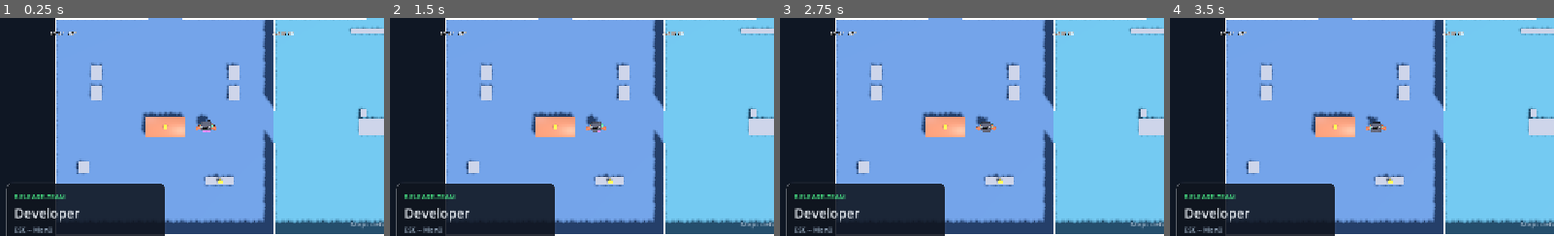
Above: before the commit, frames 1-4 (left to right).
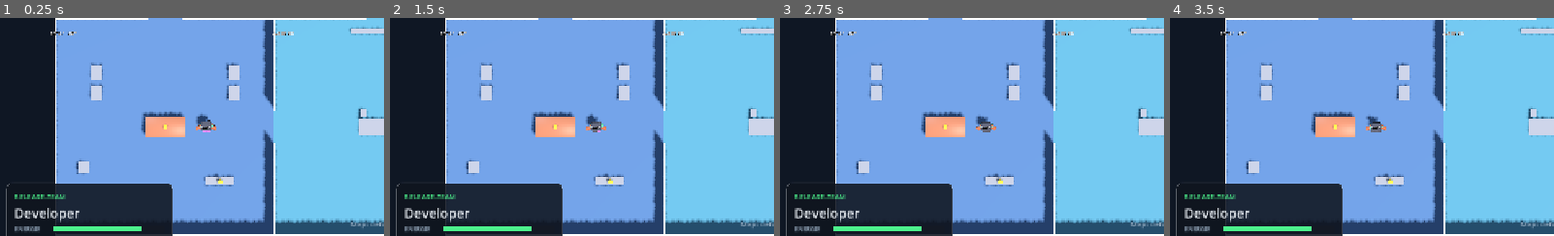
Above: after the commit, the same moments.

Repository: rausch-tech/merge-commit-mayhem
Game: Godot game, scene res://scenes/demo_world.tscn
The game is run twice, just before and just after one commit, with the same random seed, the same clock (stepped at 60 frames per second) and the same inputs. This scene is started directly instead of the project's main scene.
Inputs:
- Up to frame 1 (0.25 s): no input
- Up to frame 2 (1.5 s): tap Enter at 0.5 s; hold D 0.53-1.28 s; hold S from 1.28 s (still down)
- Up to frame 3 (2.75 s): release S at 2.03 s; hold D from 2.03 s (still down)
- Up to frame 4 (3.5 s): release D at 2.78 s; hold W from 2.78 s (still down)
The pictures show only the part of the screen within x 0-50%, y 50-100%; the shares and areas given below are measured in that part.

The runs differ from the first frame. In frame 1, 1.2% of the frame differs, in the area x 3-45%, y 76-100%; in frame 2, 1.2%; in frame 3, 1.2%; in frame 4, 1.2%.

Commit message:
feat(godot-3d): subscribe to private_state, show personal coffee bar in HUD
Server schickt pro Owner private_state{coffeeEnergy, coffeeMax, abilityUsed,
takedownCooldownRemaining} — bisher hat der Godot-Client das ignoriert
(_on_message hatte einen Fallthrough-Branch fuer "private_state, voting_result,
etc."). HUD zeigte stattdessen game_state.coffeeLevel als "COFFEE", was aber
der Team-Mittelwert ist, nicht der persoenliche Wert.

Fix:
- protocol.gd: TYPE_PRIVATE_STATE existierte schon als Konstante, jetzt
  tatsaechlich genutzt.
- world.gd: neuer Field var private_state + _on_message-Branch fuer
  TYPE_PRIVATE_STATE → cached + an HUD weitergereicht. Initial-Push aus
  _ready() falls Demo-Mode oder Reconnect schon was mitgegeben hat.
- hud.gd: neue apply_private_state(state)-Methode, neuer schmaler
  Personal-Energie-Bar im Role-Chip-Panel (links unten, gruener Akzent),
  optisch klar getrennt vom Team-COFFEE-Stat-Pill oben (oranger Akzent).
  ability_used + takedown_cooldown werden absichtlich noch nicht
  visualisiert — Ability-Button-UI kommt in Tier 4.7, Takedown-UI in 4.10.
- demo_world.gd + demo_world_followcam.gd: mock private_state injizieren
  (80% bzw. 65%) damit der Bar im Demo-Mode auch sichtbar ist.

Visual-Verify: render demo_world_followcam.tscn → Bottom-left Role-Panel
zeigt "DEVELOPER · RELEASE-TEAM · ENERGIE [gruener Bar bei ~65%]".
Team-COFFEE im Top-Bar weiterhin bei 90 (orange).

Parse-check: 12/12 GDScripts OK.

Co-Authored-By: Claude Opus 4.7 (1M context) <noreply@anthropic.com>

Diff:
--- a/godot-3d/scripts/demo_world.gd
+++ b/godot-3d/scripts/demo_world.gd
@@ -27,6 +27,14 @@
 		"team": "release_team",
 		"description": "Du bist Developer. Beende Tasks und finde die Chaos-Agenten.",
 	}
+	# Mock private_state — fuer den Demo-Mode ohne Backend, damit der Personal-
+	# Coffee-Bar im HUD bei ~80% statt leer steht. Live-Server pusht das spaeter.
+	var mock_private_state := {
+		"coffeeEnergy": 80.0,
+		"coffeeMax": 100.0,
+		"abilityUsed": false,
+		"takedownCooldownRemaining": 0.0,
+	}
 
 	var ws := WSClient.new()
 	# We don't actually connect — the WSClient just sits there silently.
@@ -39,6 +47,7 @@
 	world.set("map_data", map)
 	world.set("role_info", role_info)
 	world.set("initial_state", initial_state)
+	world.set("private_state", mock_private_state)
 	# Aerial mode is the default for screenshots; flip to false to test the
 	# real game-mode follow-camera locally via:
 	#   godot --path godot-3d --scene res://scenes/demo_world.tscn
--- a/godot-3d/scripts/demo_world_followcam.gd
+++ b/godot-3d/scripts/demo_world_followcam.gd
@@ -31,6 +31,13 @@
 		"role": "developer",
 		"team": "release_team",
 	}
+	# Mock private_state — Personal-Coffee-Bar im HUD bei ~65% statt leer.
+	var mock_private_state := {
+		"coffeeEnergy": 65.0,
+		"coffeeMax": 100.0,
+		"abilityUsed": false,
+		"takedownCooldownRemaining": 0.0,
+	}
 
 	var ws := WSClient.new()
 	add_child(ws)
@@ -42,6 +49,7 @@
 	world.set("map_data", map)
 	world.set("role_info", role_info)
 	world.set("initial_state", initial_state)
+	world.set("private_state", mock_private_state)
 	world.set("aerial_demo_camera", false)  # follow-cam mode
 	get_tree().root.add_child.call_deferred(world)
 
--- a/godot-3d/scripts/hud.gd
+++ b/godot-3d/scripts/hud.gd
@@ -2,7 +2,13 @@
 
 # Game HUD — overlays the 3D world with stat bars, timer, role chip, and a
 # right-side player roster. Pure UI; updates come from world.gd via:
-#   - apply_game_state(state)
+#   - apply_game_state(state)         — team-level stats (release, pipeline,
+#                                       team-coffee-Mittelwert, incidents)
+#   - apply_private_state(state)      — per-Owner: persoenliche Coffee-Energie,
+#                                       Cooldowns. Separat von apply_game_state
+#                                       weil das Wire-Format zwei Coffee-Werte
+#                                       hat (game_state.coffeeLevel = team,
+#                                       private_state.coffeeEnergy = self).
 #   - set_role_info(payload)
 #   - set_player_id(id)
 #   - set_map_name(name)
@@ -35,6 +41,8 @@
 var _team_chip: Label
 var _map_label: Label
 var _roster: VBoxContainer
+var _personal_coffee_fill: ColorRect
+var _personal_coffee_max_width: float = 180.0
 
 func _ready() -> void:
 	_build_top_bar()
@@ -70,6 +78,18 @@
 		_team_chip.text = "—"
 		_team_chip.add_theme_color_override("font_color", COLOR_TEXT_DIM)
 
+func apply_private_state(state: Dictionary) -> void:
+	var energy: float = float(state.get("coffeeEnergy", 100.0))
+	var max_e: float = float(state.get("coffeeMax", 100.0))
+	if max_e <= 0.0:
+		max_e = 100.0
+	var ratio: float = clampf(energy / max_e, 0.0, 1.0)
+	if _personal_coffee_fill != null:
+		_personal_coffee_fill.size = Vector2(_personal_coffee_max_width * ratio, 8)
+	# ability_used + takedown_cooldown_remaining werden absichtlich noch nicht
+	# visualisiert — kommt in Tier 4.7 (Sabotage-/Ability-Buttons) und Tier 4.10
+	# (Take-Down-UI). Hier nur cachen via state (world.gd haelt es).
+
 func apply_game_state(state: Dictionary) -> void:
 	# Stats
 	_set_stat("release", int(state.get("releaseProgress", 0)))
@@ -241,6 +261,41 @@
 	_role_chip.add_theme_color_override("font_color", COLOR_TEXT)
 	_role_chip.add_theme_font_size_override("font_size", 22)
 	vbox.add_child(_role_chip)
+
+	# Persoenliche Coffee-Energie (private_state.coffeeEnergy / coffeeMax) —
+	# bewusst optisch klar getrennt vom Team-Coffee-Stat-Pill oben (anderer
+	# Akzent + thinner). Default voll, wird via apply_private_state geupdated.
+	var coffee_row := HBoxContainer.new()
+	coffee_row.add_theme_constant_override("separation", 6)
+	vbox.add_child(coffee_row)
+
+	var coffee_label := Label.new()
+	coffee_label.text = "ENERGIE"
+	coffee_label.add_theme_color_override("font_color", COLOR_TEXT_DIM)
+	coffee_label.add_theme_font_size_override("font_size", 10)
+	coffee_label.custom_minimum_size = Vector2(58, 0)
+	coffee_row.add_child(coffee_label)
+
+	var bar_container := PanelContainer.new()
+	bar_container.size_flags_vertical = Control.SIZE_SHRINK_CENTER
+	var bar_bg := StyleBoxFlat.new()
+	bar_bg.bg_color = Color(0.08, 0.10, 0.14, 0.8)
+	bar_bg.set_corner_radius_all(3)
+	bar_bg.set_content_margin_all(2)
+	bar_container.add_theme_stylebox_override("panel", bar_bg)
+	coffee_row.add_child(bar_container)
+
+	var bar_inner := Control.new()
+	bar_inner.custom_minimum_size = Vector2(_personal_coffee_max_width, 8)
+	bar_container.add_child(bar_inner)
+
+	_personal_coffee_fill = ColorRect.new()
+	_personal_coffee_fill.color = COLOR_ACCENT
+	_personal_coffee_fill.anchor_top = 0.0
+	_personal_coffee_fill.anchor_bottom = 1.0
+	_personal_coffee_fill.anchor_left = 0.0
+	_personal_coffee_fill.size = Vector2(_personal_coffee_max_width, 8)
+	bar_inner.add_child(_personal_coffee_fill)
 
 	var hint := Label.new()
 	hint.text = "ESC = Menü"
--- a/godot-3d/scripts/world.gd
+++ b/godot-3d/scripts/world.gd
@@ -38,6 +38,10 @@
 var map_data: Dictionary = {}
 var role_info: Dictionary = {}
 var initial_state: Dictionary = {}
+# Per-Owner-Stream (coffeeEnergy, coffeeMax, abilityUsed, takedownCooldownRemaining).
+# Tickt nicht jeden Frame, sondern nur wenn sich was aendert. Cached fuers HUD
+# zwischen den Updates.
+var private_state: Dictionary = {}
 
 # Runtime
 var _world_root: Node3D
@@ -102,6 +106,10 @@
 		_hud.call("set_role_info", role_info)
 	if _hud.has_method("set_map_name"):
 		_hud.call("set_map_name", str(map_data.get("name", "?")))
+	# Initial private_state (coffee-Bar) wenn Demo-Mode oder Reconnect schon
+	# einen mitgegeben hat. Live-Server pusht spaeter via TYPE_PRIVATE_STATE.
+	if not private_state.is_empty() and _hud.has_method("apply_private_state"):
+		_hud.call("apply_private_state", private_state)
 
 	# Apply initial game state if provided
 	if not initial_state.is_empty():
@@ -157,9 +165,16 @@
 			if not _role_sting_played:
 				_play_sting(STING_ROLE_REVEAL)
 				_role_sting_played = true
+		Protocol.TYPE_PRIVATE_STATE:
+			# Per-Owner-Stream — Coffee-Energy + Cooldowns. HUD zeigt aktuell
+			# nur die Coffee-Bar; Ability/Takedown-UI kommen in Tier 4.7/4.10.
+			private_state = payload.duplicate()
+			if _hud and _hud.has_method("apply_private_state"):
+				_hud.call("apply_private_state", private_state)
 		_:
-			# Many other message types (private_state, voting_result, etc.) —
-			# the demo doesn't render them but logs help debugging.
+			# Voting/meeting/mini-game etc. — Tier 4.6+ rendert sie, vorher
+			# fallen sie hier durch. Logs auf Debugging-Bedarf nicht hier
+			# anwerfen, sonst flutet das die Konsole bei 20 Hz.
 			pass
 
 func _on_disconnected() -> void:
